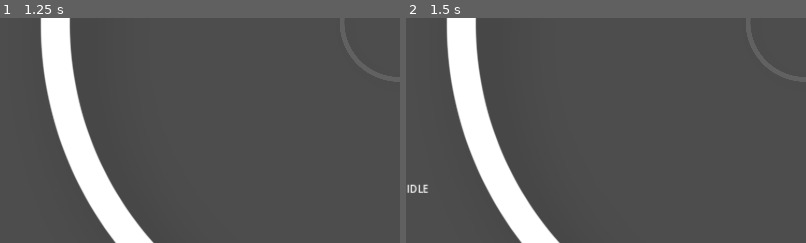
Above: before the commit, frames 1-2 (left to right).
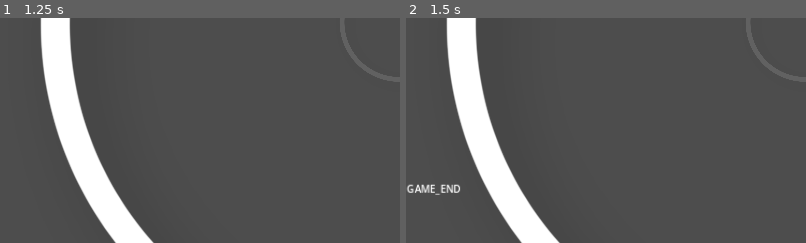
Above: after the commit, the same moments.

Repository: lokasc/rsPrototype
Game: Godot game, scene res://beat_sync/beat_main.tscn
Two runs of this game, one before a commit and one after it. Both use one fixed random seed, a clock stepped at 60 frames per second and the inputs below. This scene is started directly instead of the project's main scene.
Inputs (mouse positions are % of the whole screen's width and height, from its top left):
- Up to frame 1 (1.25 s): click (58, 3) at 0.52 s; type "12" at 0.6 s; click (16, 13) at 0.75 s; type "Alex" at 0.83 s
- Up to frame 2 (1.5 s): click "Host" at 1.25 s
The pictures show only the part of the screen within x 0-50%, y 50-100%; the shares and areas given below are measured in that part.

Frame 1 is identical in both runs. In frame 2, 0.4% of the frame differs, in the area x 0-14%, y 73-79%.

Commit message:
Restructured files & folders

Diff:
--- a/pest.tscn
+++ b/assets/characters/enemy/pest.tscn
@@ -1,7 +1,7 @@
 [gd_scene load_steps=5 format=3 uid="uid://cpkr32elxa7a8"]
 
-[ext_resource type="Script" path="res://pest.gd" id="1_6d1pb"]
-[ext_resource type="Texture2D" uid="uid://bj87if3xp5tym" path="res://icon.svg" id="2_naecx"]
+[ext_resource type="Script" path="res://assets/characters/enemy/pest.gd" id="1_6d1pb"]
+[ext_resource type="Texture2D" uid="uid://bj87if3xp5tym" path="res://assets/characters/player/icon.svg" id="2_naecx"]
 
 [sub_resource type="CapsuleShape2D" id="CapsuleShape2D_2cp4r"]
 
--- a/player.tscn
+++ b/assets/characters/player/player.tscn
@@ -1,7 +1,7 @@
 [gd_scene load_steps=5 format=3 uid="uid://d3lp2sqrwyacp"]
 
-[ext_resource type="Script" path="res://player_controller.gd" id="1_4ffln"]
-[ext_resource type="Texture2D" uid="uid://bj87if3xp5tym" path="res://icon.svg" id="2_bhcxd"]
+[ext_resource type="Script" path="res://assets/characters/player/player_controller.gd" id="1_4ffln"]
+[ext_resource type="Texture2D" uid="uid://bj87if3xp5tym" path="res://assets/characters/player/icon.svg" id="2_bhcxd"]
 
 [sub_resource type="CapsuleShape2D" id="CapsuleShape2D_g3diu"]
 
--- a/camera.tscn
+++ b/assets/common/camera.tscn
@@ -1,6 +1,6 @@
 [gd_scene load_steps=2 format=3 uid="uid://d0b8cqs24tfpe"]
 
-[ext_resource type="Script" path="res://player_camera.gd" id="1_bdtns"]
+[ext_resource type="Script" path="res://assets/characters/player/player_camera.gd" id="1_bdtns"]
 
 [node name="Camera2D" type="Camera2D"]
 script = ExtResource("1_bdtns")
--- a/main.tscn
+++ b/assets/main/main.tscn
@@ -1,12 +1,12 @@
 [gd_scene load_steps=9 format=3 uid="uid://wqvp4oaam0wu"]
 
-[ext_resource type="Script" path="res://game_manager.gd" id="1_sjyyx"]
-[ext_resource type="PackedScene" uid="uid://woyetkfsjr7p" path="res://level.tscn" id="2_aoe4x"]
-[ext_resource type="PackedScene" uid="uid://d0b8cqs24tfpe" path="res://camera.tscn" id="3_revoy"]
-[ext_resource type="PackedScene" uid="uid://cpkr32elxa7a8" path="res://pest.tscn" id="3_t01sq"]
-[ext_resource type="PackedScene" uid="uid://d3lp2sqrwyacp" path="res://player.tscn" id="4_c2y1a"]
-[ext_resource type="PackedScene" uid="uid://h4w7naqbhls5" path="res://enemy_spawner.tscn" id="6_4h0jv"]
-[ext_resource type="Script" path="res://spawn_info.gd" id="7_nfcco"]
+[ext_resource type="Script" path="res://assets/main/game_manager.gd" id="1_sjyyx"]
+[ext_resource type="PackedScene" uid="uid://woyetkfsjr7p" path="res://assets/map/level.tscn" id="2_aoe4x"]
+[ext_resource type="PackedScene" uid="uid://d0b8cqs24tfpe" path="res://assets/common/camera.tscn" id="3_revoy"]
+[ext_resource type="PackedScene" uid="uid://cpkr32elxa7a8" path="res://assets/characters/enemy/pest.tscn" id="3_t01sq"]
+[ext_resource type="PackedScene" uid="uid://d3lp2sqrwyacp" path="res://assets/characters/player/player.tscn" id="4_c2y1a"]
+[ext_resource type="PackedScene" uid="uid://h4w7naqbhls5" path="res://assets/map/enemy_spawner.tscn" id="6_4h0jv"]
+[ext_resource type="Script" path="res://assets/characters/enemy/spawn_info.gd" id="7_nfcco"]
 
 [sub_resource type="Resource" id="Resource_xhy3o"]
 script = ExtResource("7_nfcco")
--- a/enemy_spawner.tscn
+++ b/assets/map/enemy_spawner.tscn
@@ -1,6 +1,6 @@
 [gd_scene load_steps=2 format=3 uid="uid://h4w7naqbhls5"]
 
-[ext_resource type="Script" path="res://enemy_spawner.gd" id="1_utdqr"]
+[ext_resource type="Script" path="res://assets/map/enemy_spawner.gd" id="1_utdqr"]
 
 [node name="EnemySpawner" type="Node2D"]
 script = ExtResource("1_utdqr")
--- a/level.tscn
+++ b/assets/map/level.tscn
@@ -1,8 +1,8 @@
 [gd_scene load_steps=4 format=3 uid="uid://woyetkfsjr7p"]
 
-[ext_resource type="Texture2D" uid="uid://cuv4ylu711pup" path="res://bg_test_level.jpg" id="1_loatm"]
-[ext_resource type="Script" path="res://level_controller.gd" id="2_orr7y"]
-[ext_resource type="TileSet" uid="uid://ci2aqix3okqik" path="res://traces.tres" id="3_exxgk"]
+[ext_resource type="Texture2D" uid="uid://cuv4ylu711pup" path="res://assets/map/bg_test_level.jpg" id="1_loatm"]
+[ext_resource type="Script" path="res://assets/map/level_controller.gd" id="2_orr7y"]
+[ext_resource type="TileSet" uid="uid://ci2aqix3okqik" path="res://assets/map/traces.tres" id="3_exxgk"]
 
 [node name="Level" type="Node2D"]
 texture_filter = 2
--- a/beat_sync/multiplayer_controller.gd
+++ b/beat_sync/multiplayer_controller.gd
@@ -140,7 +140,10 @@
 				is_bpm_sent = true
 
 			## waits for all clients.
+			# BUG: if server pressed too fast,
+			# client is not ready to recieve signal when server sends it.
 			await client_ready_signal
+
 
 			seconds_per_four_beats = BPM/60.0 * 4
 			extra_seconds = seconds_per_four_beats/4 * 2
@@ -218,6 +221,7 @@
 				accuracy = null
 				is_bpm_sent = false
 				is_delay_sent = false
+
 				reset_stat_strings()
 				if current_countdowns >= num_countdowns:
 					is_game_started = false
@@ -240,8 +244,8 @@
 	sound_count += 1
 	hihat_sound.play()
 
+	# stop countdown.
 	if sound_count >= 3:
-		# play different sound
 		sound_timer.stop()
 
 func reset_stat_strings():
@@ -362,7 +366,6 @@
 		$"../UI/InGameUI/VBoxContainer/FriendID".text = "[center]" + friend_details["name"] + " Connected"
 	else:
 		$"../UI/InGameUI/VBoxContainer/FriendID".text = "[center]" + "Connected to " + friend_details["name"]
-	pass
 
 @rpc("authority", "reliable", "call_local")
 func start_game():
@@ -387,7 +390,7 @@
 		client_ready.rpc_id(1, multiplayer.get_unique_id())
 	return
 
-@rpc("unreliable", "any_peer")
+@rpc("reliable", "any_peer")
 func client_ready(id):
 	if !multiplayer.is_server():
 		return
@@ -401,7 +404,7 @@
 func emit_all_client_ready_signal():
 	client_ready_signal.emit()
 
-@rpc("unreliable", "any_peer")
+@rpc("reliable", "any_peer")
 func client_results_ready():
 	if !multiplayer.is_server():
 		return
@@ -450,4 +453,7 @@
 			string = "RUNNING"
 		GAME_STATE.STATE_RESULTS:
 			string = "RESULTS"
+
+	if is_game_started == false:
+		string = "GAME_END"
 	$"../UI/InGameUI/StateIndicator".text = string
--- a/project.godot
+++ b/project.godot
@@ -11,9 +11,9 @@
 [application]
 
 config/name="RS_Prototype"
-run/main_scene="res://main.tscn"
+run/main_scene="res://assets/main/main.tscn"
 config/features=PackedStringArray("4.2", "Forward Plus")
-config/icon="res://icon.svg"
+config/icon="res://assets/characters/player/icon.svg"
 
 [display]
 
Renamed: enemy.gd -> assets/characters/enemy/enemy.gd
Renamed: pest.gd -> assets/characters/enemy/pest.gd
Renamed: spawn_info.gd -> assets/characters/enemy/spawn_info.gd
Renamed: icon.svg -> assets/characters/player/icon.svg
Not shown, changed: assets/characters/player/icon.svg.import
Renamed: player_camera.gd -> assets/characters/player/player_camera.gd
Renamed: player_controller.gd -> assets/characters/player/player_controller.gd
Renamed: game_manager.gd -> assets/main/game_manager.gd
Renamed: bg_test_level.jpg -> assets/map/bg_test_level.jpg
Not shown, changed: assets/map/bg_test_level.jpg.import
Renamed: enemy_spawner.gd -> assets/map/enemy_spawner.gd
Renamed: level_controller.gd -> assets/map/level_controller.gd
(and 5 more such lines)
